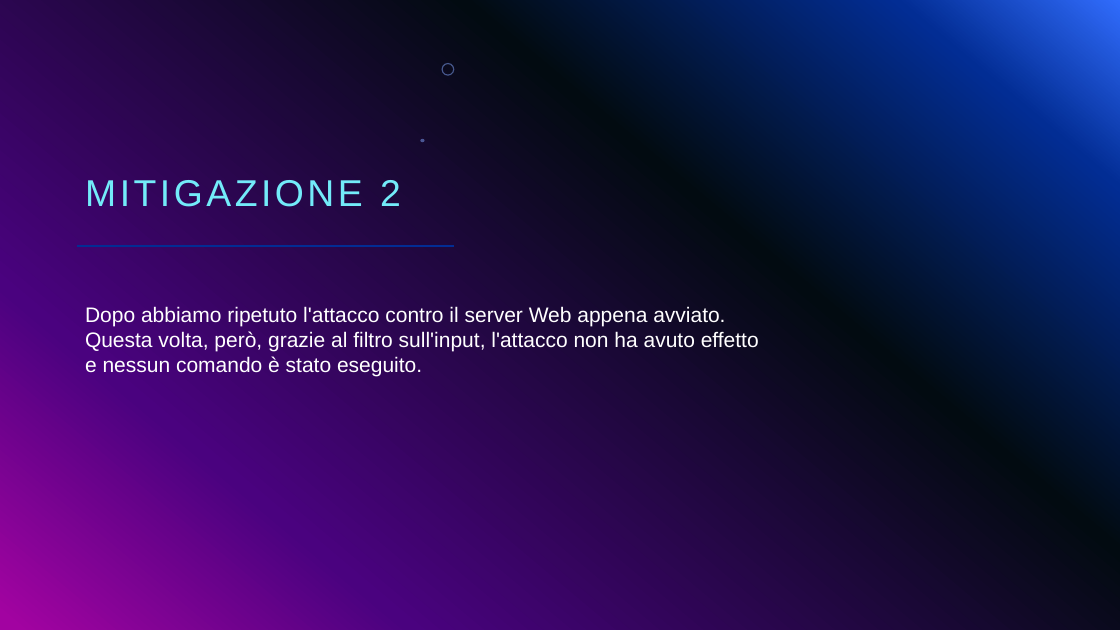
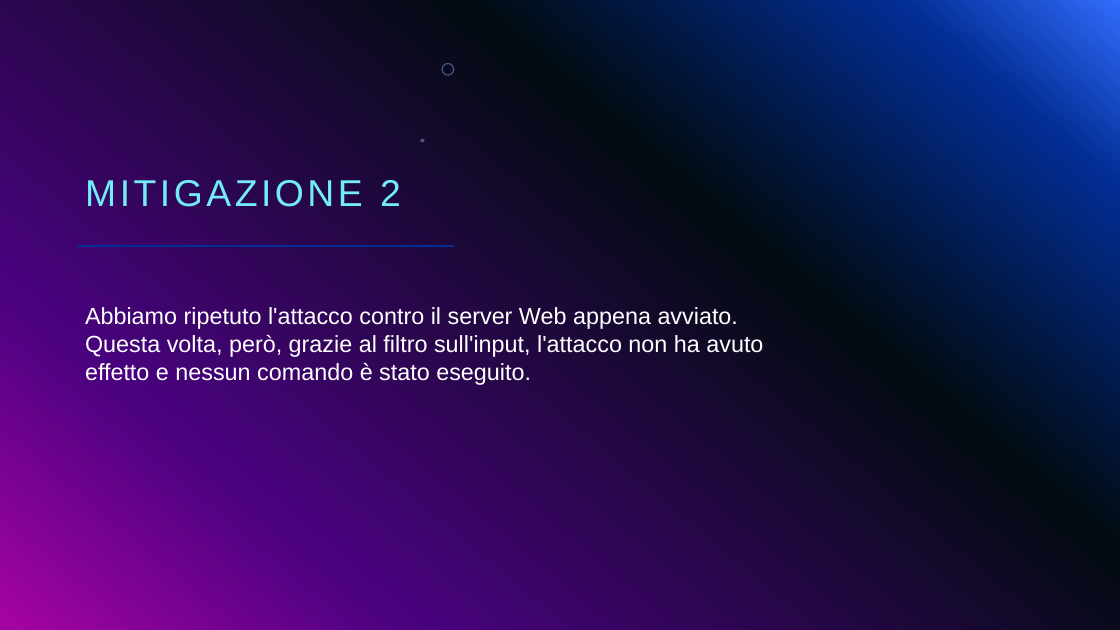
Before and after one commit to giorgiosiniscalchi/Nebula16-ITA, a slide deck: slide 40 of Presentazione Nebula16.pptx. Drawn at 1120x630 pixels with LibreOffice and Linux fonts; fonts in the diff are those of the drawing; background and template pictures are left out. Boxes give left, top, right and bottom in pixels: in the first picture for what was removed or moved away, otherwise in the second. Text is boxed around its words. In the diff, an @@ line names an element or a change of style, - is before the commit and + after.

```diff
--- a/Presentazione Nebula16.pptx
+++ b/Presentazione Nebula16.pptx
@@ text at (85,307,763,385): text changed; size 18 to 20 pt @@
-Dopo abbiamo ripetuto l'attacco contro il server Web appena avviato.
-Questa volta, però, grazie al filtro sull'input, l'attacco non ha avuto effetto e nessun comando è stato eseguito.
+Abbiamo ripetuto l'attacco contro il server Web appena avviato.
+Questa volta, però, grazie al filtro sull'input, l'attacco non ha avuto effetto e nessun comando è stato eseguito.
```
Also in this commit, not shown: 12 other slides changed.
